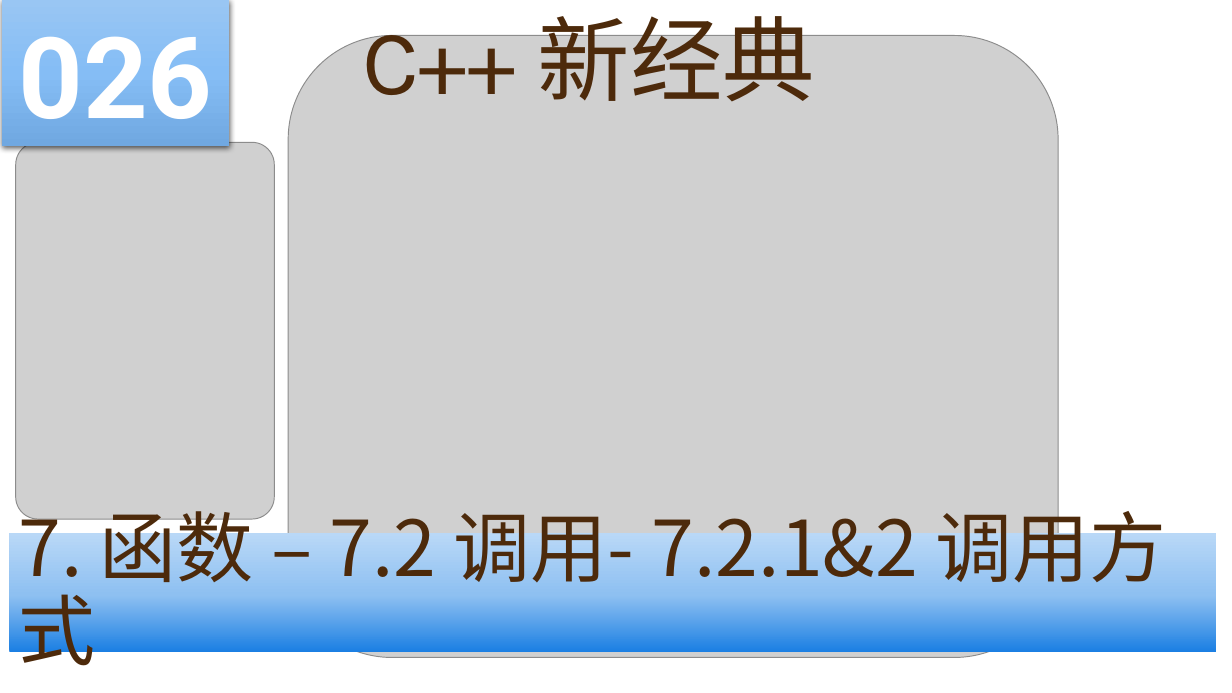
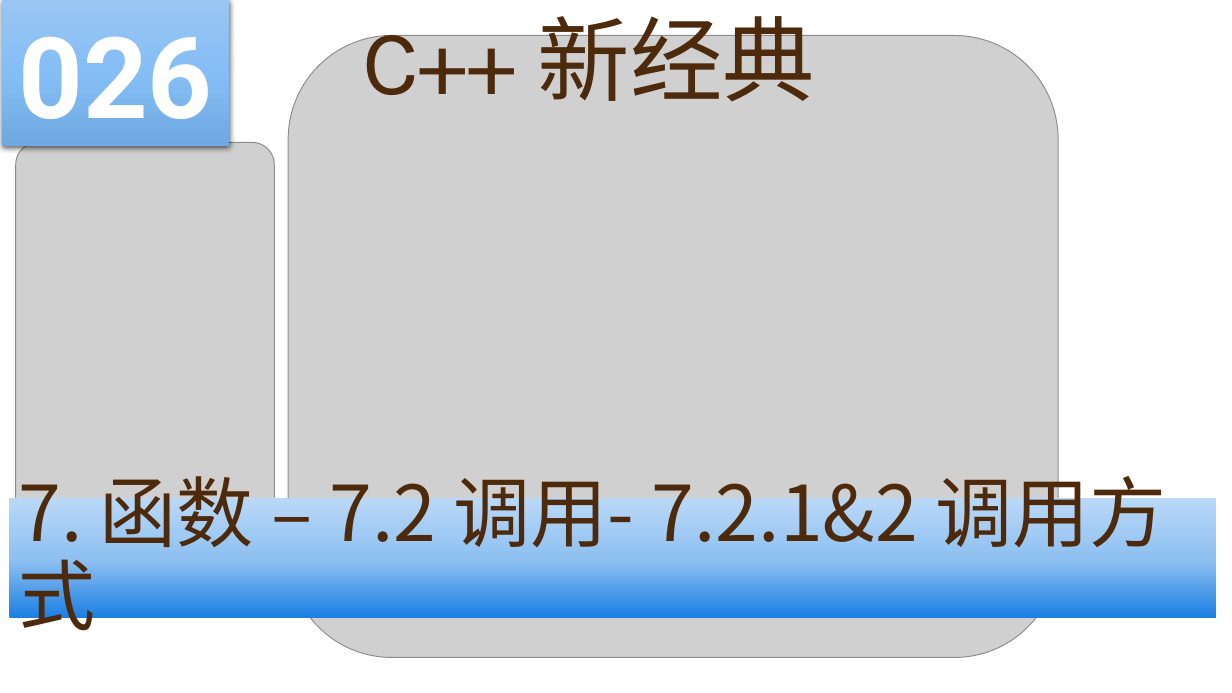
Before and after one commit to yasenstar/learn_cpp, a slide deck: slide 26 of cpp_new/C++ 新经典.pptx. Drawn at 1232x693 pixels with LibreOffice and Linux fonts; fonts in the diff are those of the drawing; grey boxes stand for pictures; background and template pictures are left out. Boxes give left, top, right and bottom in pixels: in the first picture for what was removed or moved away, otherwise in the second. Text is boxed around its words. In the diff, an @@ line names an element or a change of style, - is before the commit and + after.

```diff
--- a/cpp_new/C++ 新经典.pptx
+++ b/cpp_new/C++ 新经典.pptx
@@ rectangle "7. 函数 – 7.2 调用- ...": place and size @@
-rectangle "7. 函数 – 7.2 调用- ..." at (9,533,1216,653)
+rectangle "7. 函数 – 7.2 调用- ..." at (9,498,1216,617)
```
Also in this commit, not shown: 1 other slide changed, 1 slide added, 41 other files.
